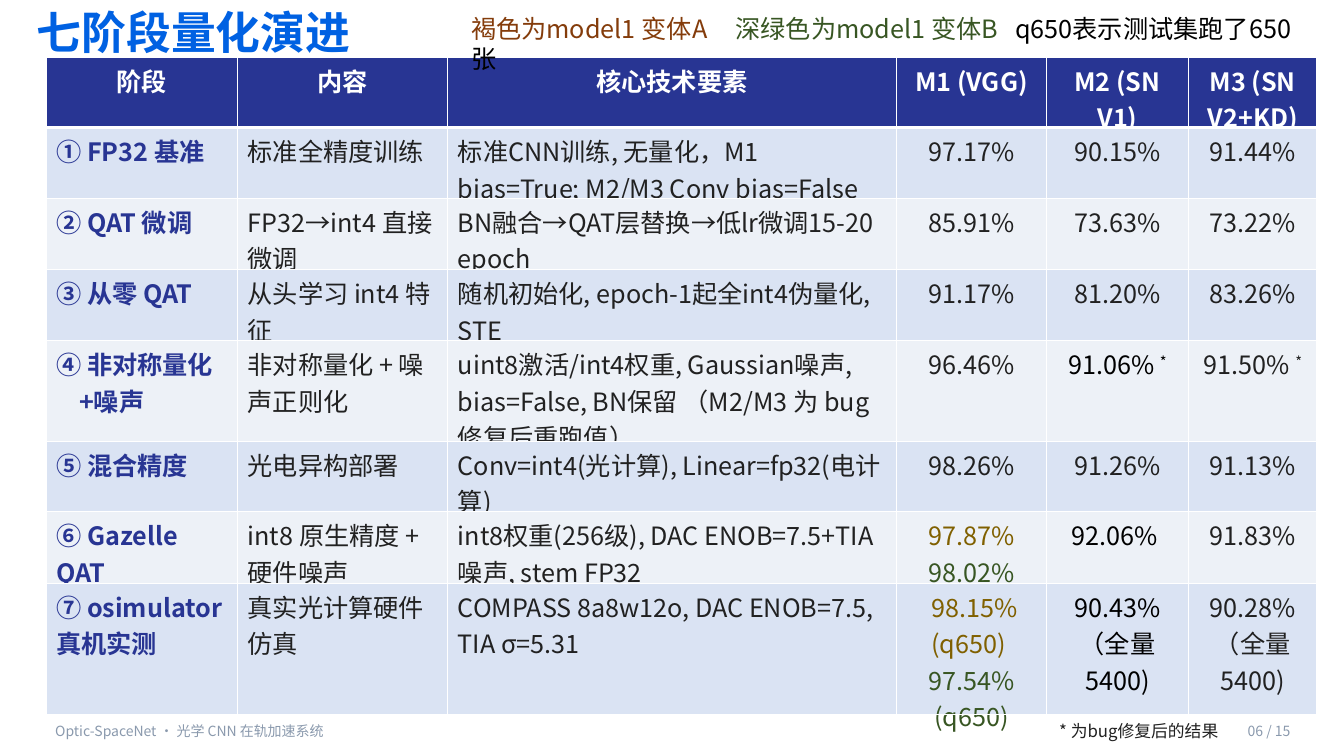
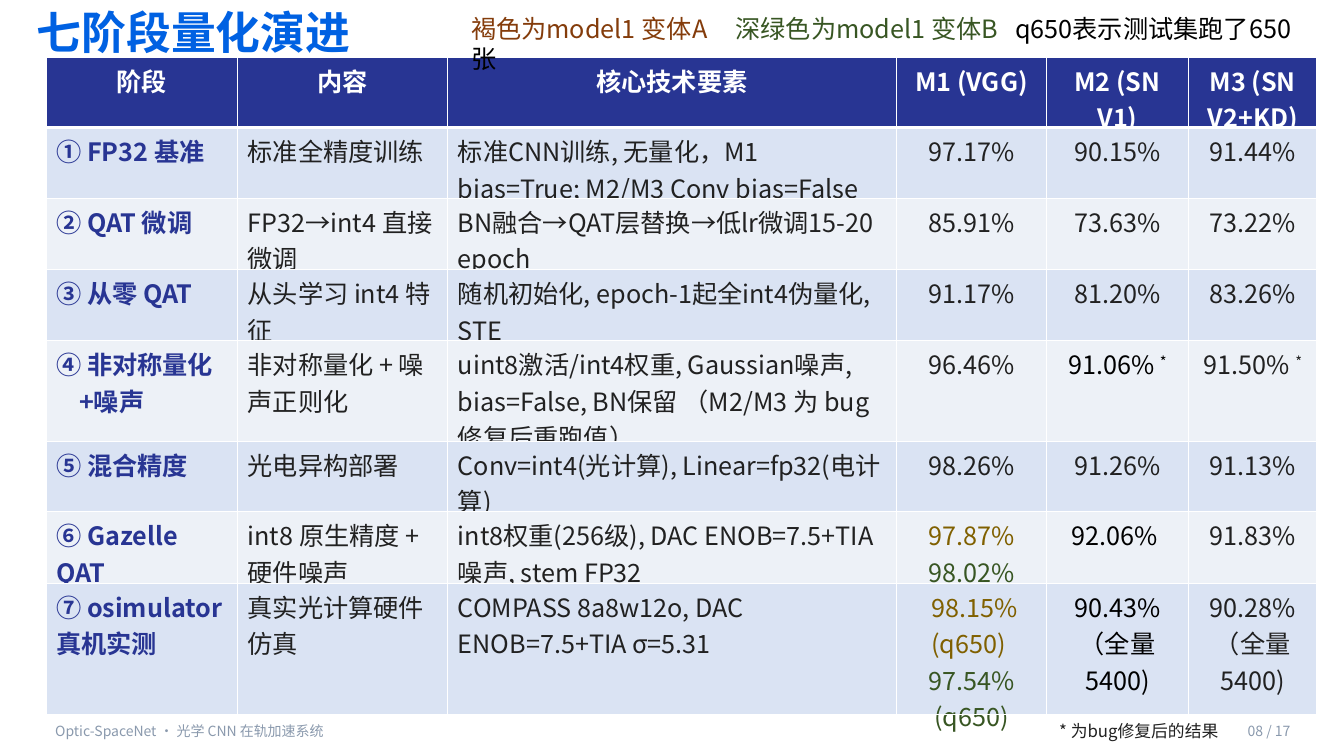
Before and after one commit to lhh010/Optic-SpaceNet-Final, a slide deck: slide 8 of 复赛文档/答辩ppt-CICC1003564-final.pptx (slide 6 before the commit). Drawn at 1344x756 pixels with LibreOffice and Linux fonts; fonts in the diff are those of the drawing. Boxes give left, top, right and bottom in pixels: in the first picture for what was removed or moved away, otherwise in the second. Text is boxed around its words. In the diff, an @@ line names an element or a change of style, - is before the commit and + after.

```diff
--- a/复赛文档/答辩ppt-CICC1003564-final.pptx
+++ b/复赛文档/答辩ppt-CICC1003564-final.pptx
@@ table at (x1=46, y1=57, x2=1319, y2=736) @@
-row 8, column 3: COMPASS 8a8w12o, DAC ENOB=7.5, TIA σ=5.31
+row 8, column 3: COMPASS 8a8w12o, DAC ENOB=7.5+TIA σ=5.31
@@ text at (x1=1248, y1=725, x2=1291, y2=736): text changed @@
-06 / 15
+08 / 17
```
Also in this commit, not shown: 12 other slides changed, 2 slides added, 1 other file.
